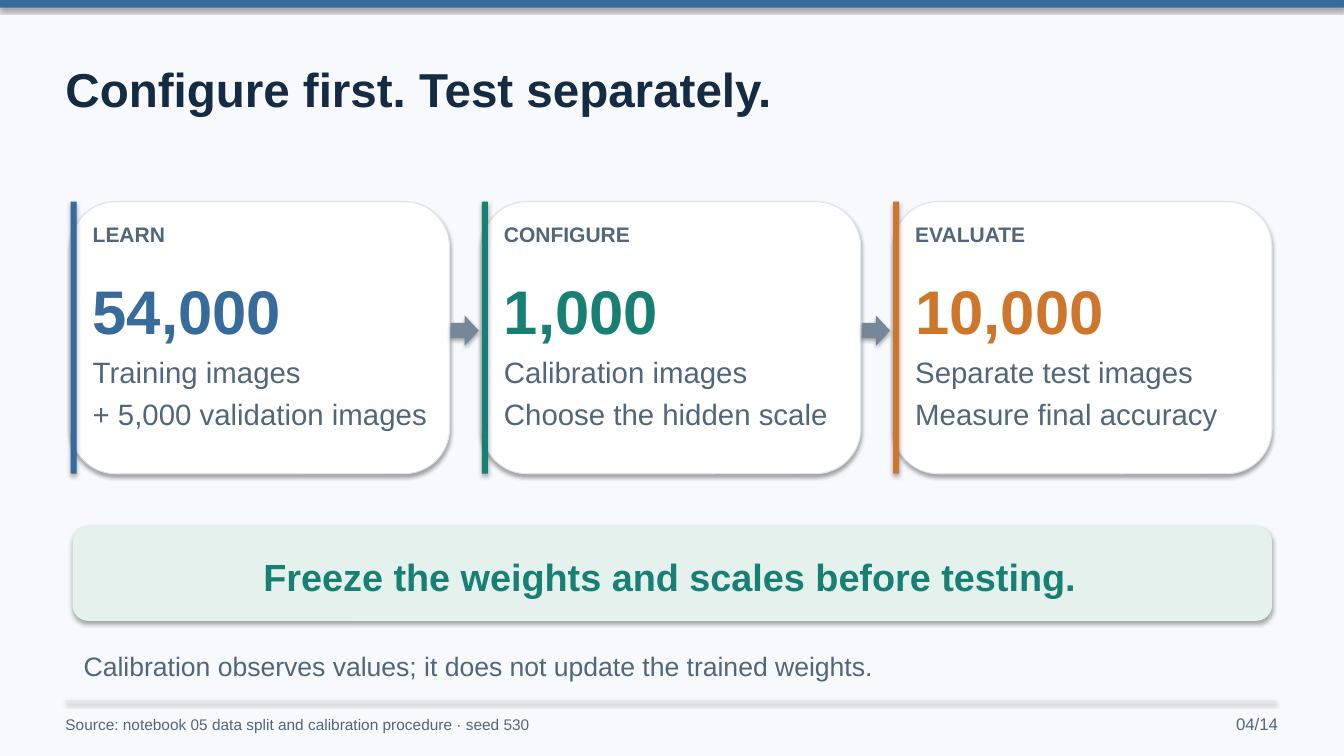
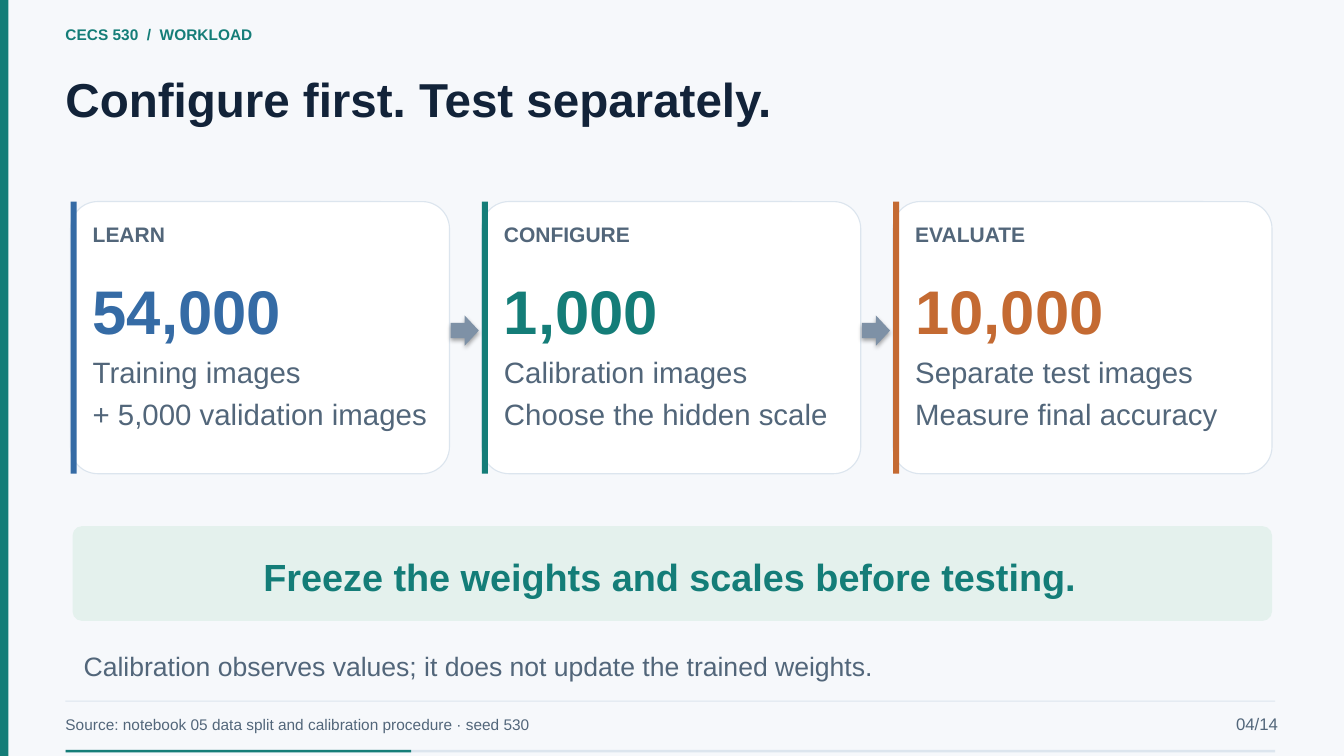
Before and after one commit to EnragedWaters/CECS-530-Quantized-Neural-Network-Accelerator, a slide deck: slide 4 of presentation/project-presentation.pptx. Drawn at 1344x756 pixels with LibreOffice and Linux fonts; fonts in the diff are those of the drawing. Boxes give left, top, right and bottom in pixels: in the first picture for what was removed or moved away, otherwise in the second. Text is boxed around its words. In the diff, an @@ line names an element or a change of style, - is before the commit and + after.

Commit message:
applying a theme to powerpoint to pretty it up

```diff
--- a/presentation/project-presentation.pptx
+++ b/presentation/project-presentation.pptx
@@ background #F7F9FC to #F6F8FB @@
@@ rectangle removed at <box>0,0,1344,7</box> @@
@@ rectangle added at <box>0,0,9,756</box>, fill #147D78 @@
@@ text added at <box>65,29,253,40</box>, 11 pt, text #147D78, bold @@
+CECS 530 / WORKLOAD
@@ text "Configure first. Test separately.": place and size @@
-text "Configure first. Test separately." at <box>65,72,771,117</box>
+text "Configure first. Test separately." at <box>65,82,771,127</box>
@@ text "Configure first. Test separately." at <box>65,82,771,127</box>: text colour #142B43 to #122339 @@
@@ rectangle at <box>71,202,77,474</box>: fill #376B9C to #356BA5; shadow off @@
@@ rectangle at <box>482,202,488,474</box>: fill #187F73 to #147D78; shadow off @@
@@ outline #DDE5EF 0.8 pt to #DCE5EE 0.8 pt; shadow off; proportions changed in 3 elements at <box>71,202,450,474</box>, <box>482,202,861,474</box>, <box>893,202,1272,474</box> @@
@@ rectangle at <box>893,202,899,474</box>: fill #CF762D to #C46A32; shadow off @@
@@ right arrow at <box>451,316,479,346</box>: fill #76879A to #7E91A6 @@
@@ right arrow at <box>862,316,890,346</box>: fill #76879A to #7E91A6 @@
@@ rounded rectangle at <box>73,526,1272,621</box>: shadow off; proportions changed @@
@@ rectangle at <box>66,701,1275,702</box>: fill #DDE5EF to #DCE5EE; shadow off @@
@@ rectangle added at <box>66,750,1275,753</box>, fill #DCE5EE @@
@@ rectangle added at <box>66,750,411,753</box>, fill #147D78 @@
```
Also in this commit, not shown: 17 other slides changed, 2 other files.
